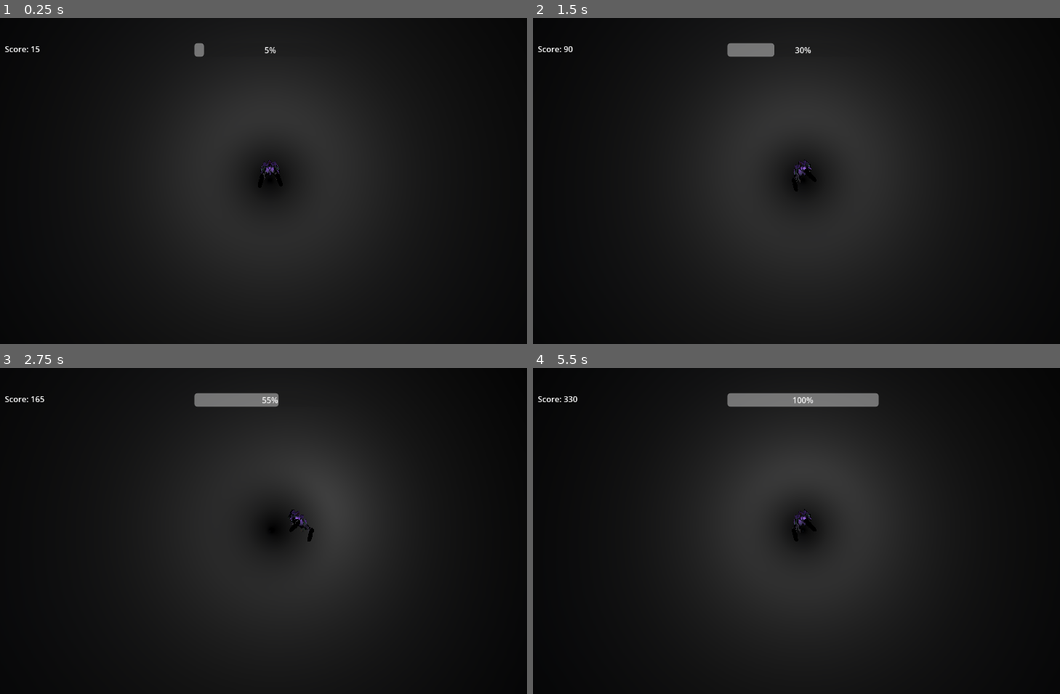
Above: before the commit, frames 1-4 (two rows, left to right).
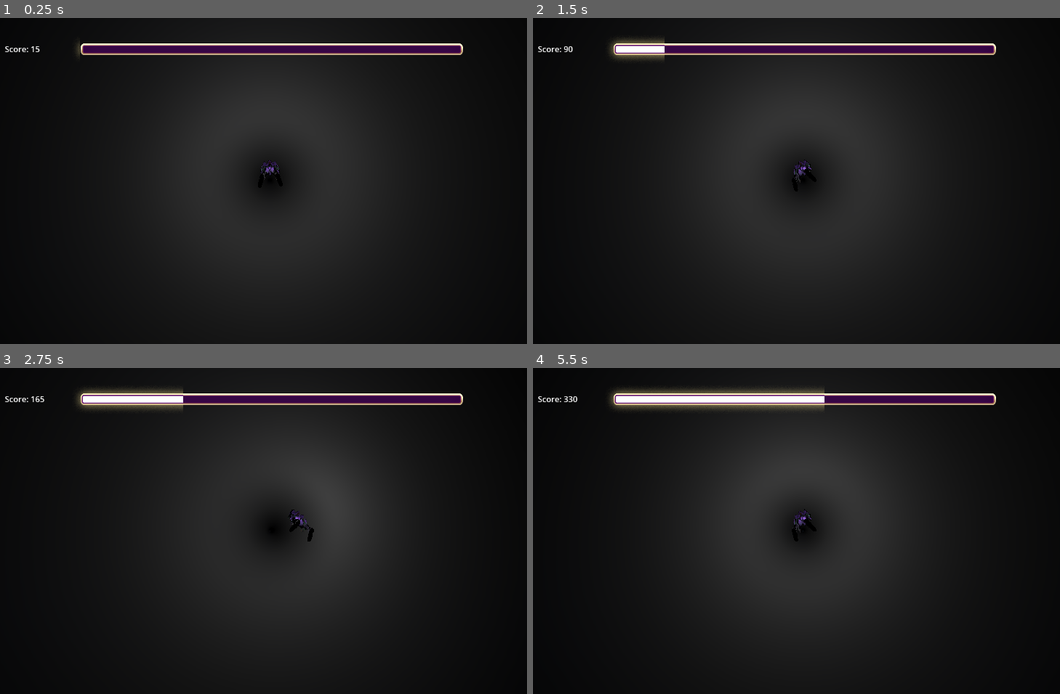
Above: after the commit, the same moments.

Repository: ryukinouu/Stellar-Requiem
Game: Godot game, scene res://Game/Scenes/Level.tscn
Same seed, same stepped clock (60 frames per second), same inputs: the game is played once before the commit and once after it.
Inputs:
- Up to frame 1 (0.25 s): no input
- Up to frame 2 (1.5 s): hold D (right) 0.53-1.28 s; hold A (left) from 1.28 s (still down)
- Up to frame 3 (2.75 s): release A (left) at 2.03 s; hold D (right) from 2.03 s (still down)
- Up to frame 4 (5.5 s): release D (right) at 3.53 s; hold A (left) from 3.53 s (still down); tap Enter at 4.25 s

The runs differ from the first frame. In frame 1, 2.6% of the frame differs, in the area x 14-88%, y 7-13%; in frame 2, 2.9%; in frame 3, 3.3%; in frame 4, 3.8%, in the area x 14-88%, y 6-13%.

Commit message:
UI Progress Bar

Diff:
--- a/Game/Scenes/UI.tscn
+++ b/Game/Scenes/UI.tscn
@@ -1,11 +1,27 @@
-[gd_scene load_steps=2 format=3 uid="uid://3w1iq85v6hsa"]
+[gd_scene load_steps=4 format=3 uid="uid://3w1iq85v6hsa"]
 
 [ext_resource type="Script" path="res://Game/Scripts/UI.gd" id="1_i0bpy"]
+[ext_resource type="Texture2D" uid="uid://chgd4yklpcbv5" path="res://ProgressBar_Under.png" id="2_qih7u"]
+[ext_resource type="Texture2D" uid="uid://b623amfr5iald" path="res://ProgressBar_Progress.png" id="3_xb1a0"]
 
 [node name="Node2D" type="Node2D"]
 
 [node name="CanvasLayer" type="CanvasLayer" parent="."]
 script = ExtResource("1_i0bpy")
+
+[node name="TextureProgressBar" type="TextureProgressBar" parent="CanvasLayer"]
+anchors_preset = 5
+anchor_left = 0.5
+anchor_right = 0.5
+offset_left = -376.0
+offset_top = 50.0
+offset_right = 1142.0
+offset_bottom = 99.0
+grow_horizontal = 2
+scale = Vector2(0.5, 0.5)
+texture_under = ExtResource("2_qih7u")
+texture_progress = ExtResource("3_xb1a0")
+texture_progress_offset = Vector2(-35, -34)
 
 [node name="Label" type="Label" parent="CanvasLayer"]
 offset_left = 50.0
@@ -15,6 +31,7 @@
 text = "Score: 0"
 
 [node name="ProgressBar" type="ProgressBar" parent="CanvasLayer"]
+visible = false
 anchors_preset = 5
 anchor_left = 0.5
 anchor_right = 0.5
--- a/Game/Scripts/UI.gd
+++ b/Game/Scripts/UI.gd
@@ -1,6 +1,6 @@
 extends CanvasLayer
 
-@onready var progress_bar = $ProgressBar
+@onready var progress_bar = $TextureProgressBar
 
 # Variables for Score
 var score = 0
@@ -8,7 +8,7 @@
 # Variables for progress bar
 var progress = 0
 var max_progress = 100
-var time_to_fill = 5.0 # time in seconds to fill the progress bar
+var time_to_fill = 10.0 # time in seconds to fill the progress bar
 
 
 # Called when the node enters the scene tree for the first time.
@@ -25,7 +25,8 @@
 	progress = min(progress, max_progress) # Ensure progress does not exceed max
 	progress_bar.value = progress
 
-	increase_score(1)
+	if progress < max_progress:
+		increase_score(1)
 
 
 func increase_score(amount : float):
Binary file added: ProgressBar_Progress.png
Not shown, added: ProgressBar_Progress.png.import
Binary file added: ProgressBar_Under.png
Not shown, added: ProgressBar_Under.png.import
